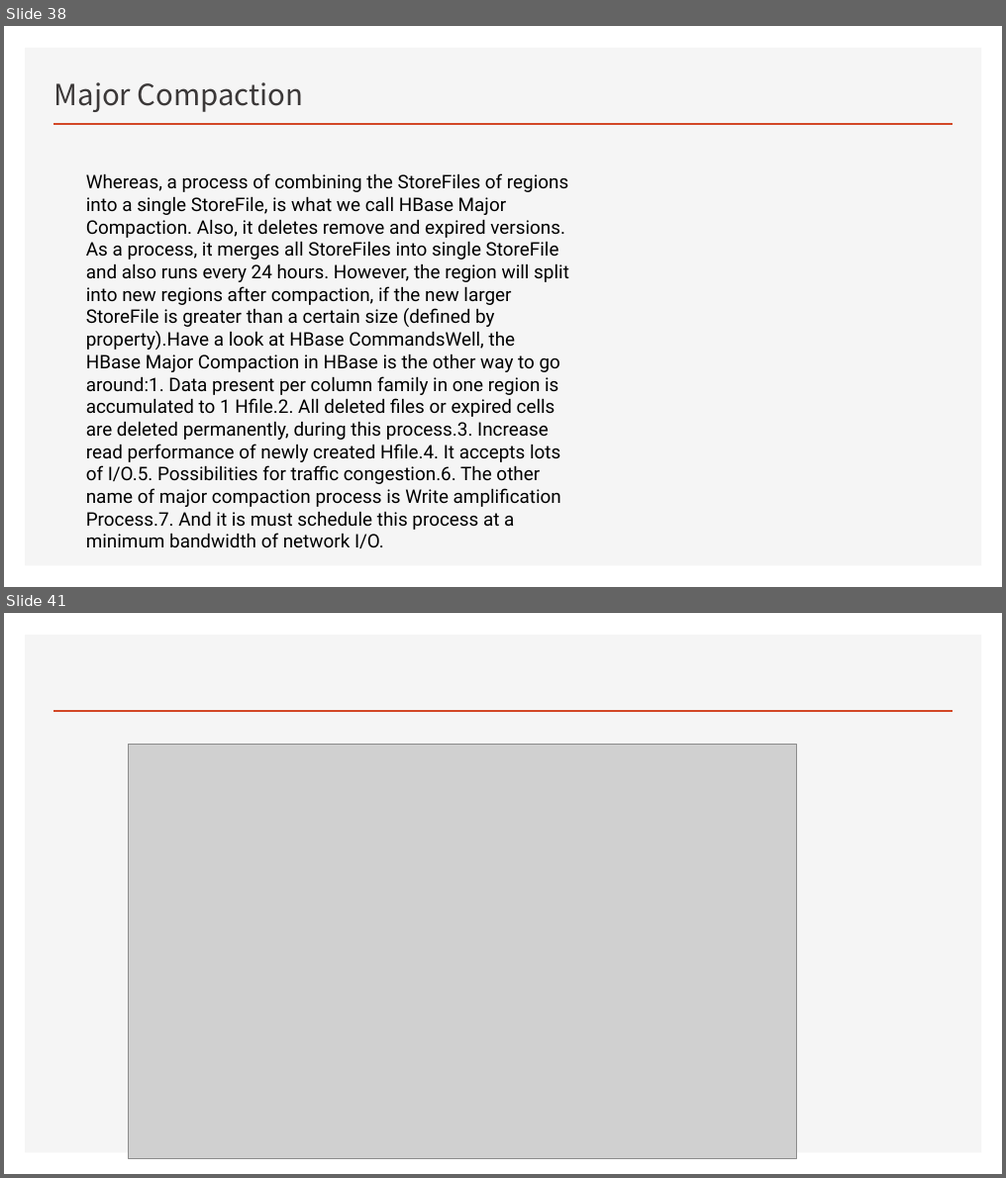
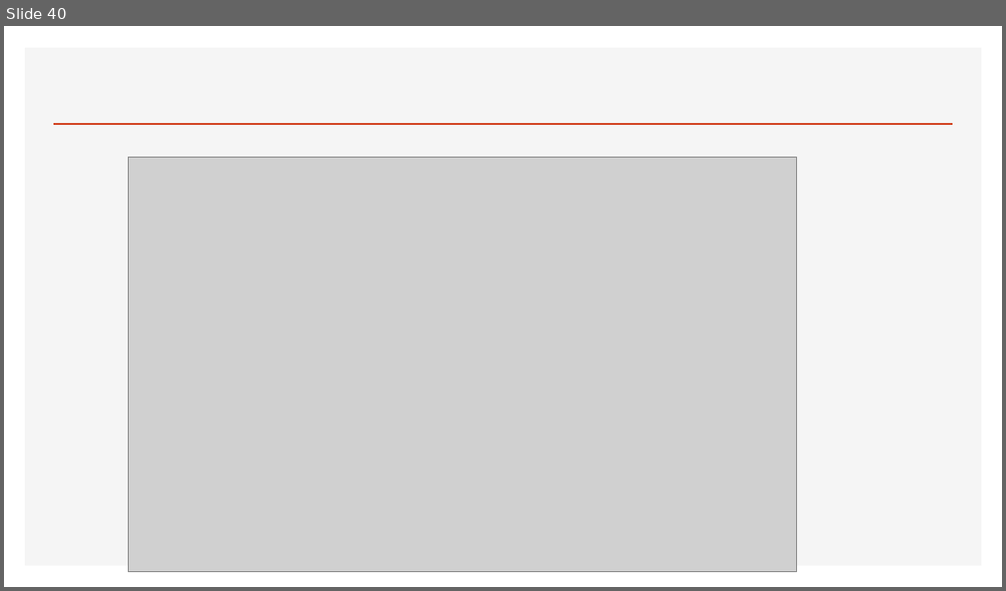
Before and after one commit to Zhangwusheng/Zhangwusheng.github.io, a slide deck: _posts/Hbase基本原理副本.pptx. Shown one above the other, each under a label of ours: slides 38 and 41 before the commit, slide 40 after it; the slides between them are not shown. The pictures are 1006x1178 and 1006x591 pixels, drawn with LibreOffice and Linux fonts; fonts in the diff are those of the drawing; grey boxes stand for pictures. Boxes give left, top, right and bottom in pixels: in the first picture for what was removed or moved away, otherwise in the second. Text is boxed around its words. In the diff, an @@ line names an element or a change of style, - is before the commit and + after.

```diff
--- a/_posts/Hbase基本原理副本.pptx
+++ b/_posts/Hbase基本原理副本.pptx
@@ slide 38 removed at [4, 26, 1002, 587], background #FFFFFF; not listed: 2 template elements that a slide beside it also shows @@
@@ title removed at [54, 82, 303, 112] @@
-Major Compaction
@@ text removed at [86, 174, 569, 549] @@
-Whereas, a process of combining the StoreFiles of regions into a single StoreFile, is what we call HBase Major Compaction. Also, it deletes remove and expired versions. As a process, it merges all StoreFiles into single StoreFile and also runs every 24 hours. However, the region will split into new regions after compaction, if the new larger StoreFile is greater than a certain size (defined by property).Have a look at HBase CommandsWell, the HBase Major Compaction in HBase is the other way to go around:1. Data present per column family in one region is accumulated to 1 Hfile.2. All deleted files or expired cells are deleted permanently, during this process.3. Increase read performance of newly created Hfile.4. It accepts lots of I/O.5. Possibilities for traffic congestion.6. The other name of major compaction process is Write amplification Process.7. And it is must schedule this process at a minimum bandwidth of network I/O.
@@ what was slide 41 is now slide 40 @@
```
Also in this commit, not shown: 2 slides changed, 5 slides added, 5 other slides removed, 1 other file.
